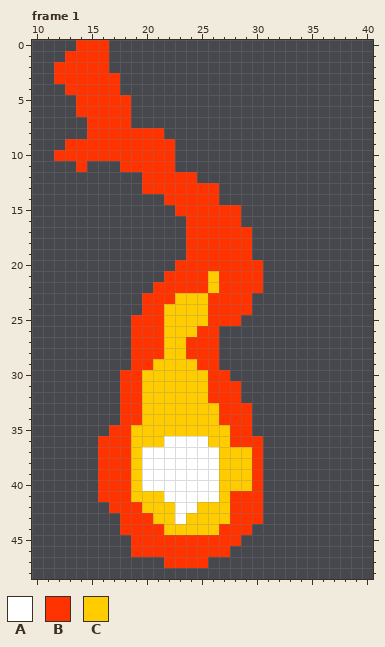
Two states of a animated GIF sprite, assets/ascuas.gif. The picture above was drawn from the file before the commit.
The file is 50x50 pixels, 68 frames. Shown: frame 1: x 10..40, y 0..48. The commit also changed other frames, which this record leaves out.
Palette (. is transparent): A #ffffff  B #ff3300  C #ffcc00
Pixels before, frame 1, first column x 12:
 0 ..BBB..............
 1 .BBBB..............
 2 BBBBB..............
 3 BBBBBB.............
 4 .BBBBB.............
 5 ..BBBBB............
 6 ..BBBBB............
 7 ...BBBB............
 8 ...BBBBBBB.........
 9 .BBBBBBBBBB........
10 BBBBBBBBBBB........
11 ..B...BBBBB........
12 ........BBBBB......
13 ........BBBBBBB....
14 ..........BBBBB....
15 ...........BBBBBB..
16 ............BBBBB..
17 ............BBBBBB.
18 ............BBBBBB.
19 ............BBBBBB.
20 ...........BBBBBBBB
21 ..........BBBBCBBBB
22 .........BBBBBCBBBB
23 ........BBBCCCBBBB.
24 ........BBCCCCBBBB.
25 .......BBBCCCCBBB..
26 .......BBBCCCBB....
27 .......BBBCCBBB....
28 .......BBBCCBBB....
29 .......BBCCCCBB....
30 ......BBCCCCCCBB...
31 ......BBCCCCCCBBB..
32 ......BBCCCCCCBBB..
33 ......BBCCCCCCCBBB.
34 ......BBCCCCCCCBBB.
35 .....BBCCCCCCCCCBB.
36 ....BBBCCCAAAACCBBB
37 ....BBBCAAAAAAACCCB
38 ....BBBCAAAAAAACCCB
39 ....BBBCAAAAAAACCCB
40 ....BBBCAAAAAAACCCB
41 ....BBBCCCAAAAACBBB
42 .....BBBCCCAACCCBBB
43 ......BBBCCACCCCBBB
44 ......BBBBCCCCCBBB.
45 .......BBBBBBBBBB..
46 .......BBBBBBBBB...
47 ..........BBBB.....
Now the later version:
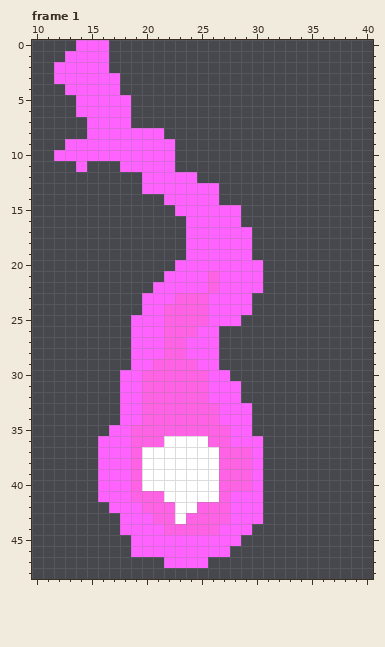
Changes in this commit:
Colour B changes from #ff3300 to #ff62ff.
Colour C changes from #ffcc00 to #ff62e5.
Pixel boxes of the changes (left, top, right, bottom) in both pictures:
changed: (54, 40, 263, 568)
